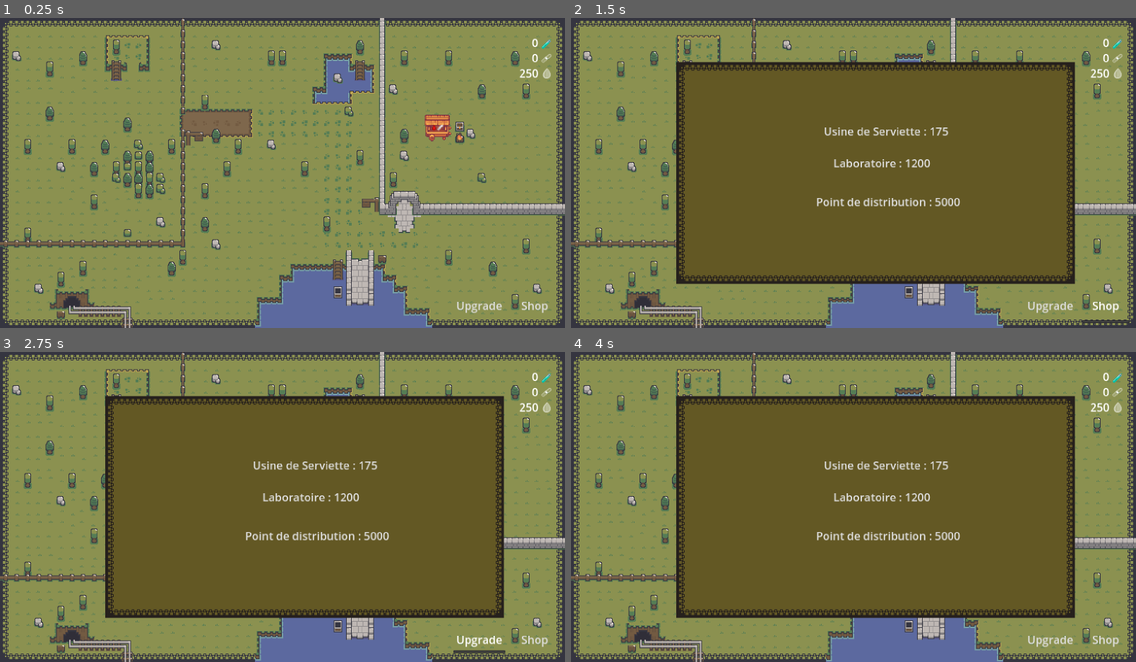
Above: before the commit, frames 1-4 (two rows, left to right).
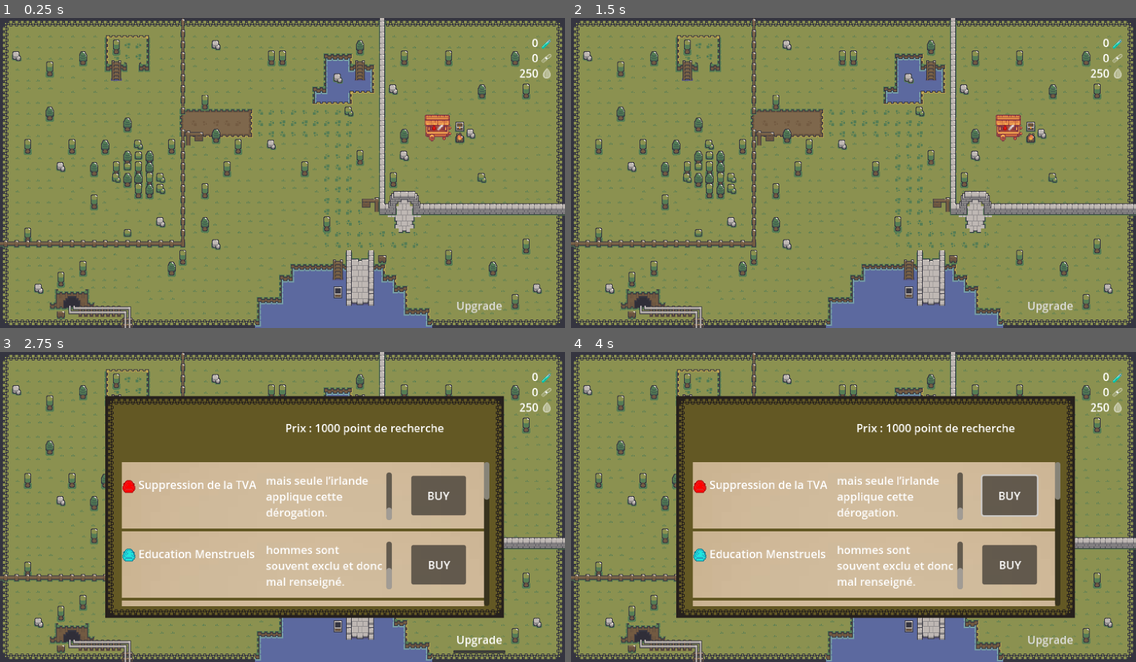
Above: after the commit, the same moments.

Repository: AntoineCuinet/game-reglex
Game: Godot game, scene res://scenes/game.tscn
Same seed, same stepped clock (60 frames per second), same inputs: the game is played once before the commit and once after it.
Inputs (mouse positions are in pixels of both pictures, inside the frame that each line leads up to):
- Up to frame 1 (0.25 s): no input
- Up to frame 2 (1.5 s): click (1011, 126) at 0.5 s; click (1107, 306) at 1.25 s, where only the run before the commit has a clickable "Shop"
- Up to frame 3 (2.75 s): click "Upgrade" at 2 s
- Up to frame 4 (4 s): click (1011, 494) at 2.75 s, where only the run after the commit has a clickable "BUY"; click (881, 497) at 3.5 s, where only the run before the commit has a clickable "Laboratoire : 1200"

The runs differ from the first frame. In frame 1, less than 0.1% of the frame differs, in the area x 92-97%, y 91-96%; in frame 2, 51%, in the area x 18-99%, y 14-99%; in frame 3, 29%; in frame 4, 29%.

Commit message:
Add buy in distribution

Diff:
--- a/reglex/scenes/game.tscn
+++ b/reglex/scenes/game.tscn
@@ -1440,6 +1440,7 @@
 position = Vector2(205, -85)
 
 [node name="MenuButton" type="MenuButton" parent="."]
+visible = false
 offset_left = 330.0
 offset_top = 170.0
 offset_right = 399.0
@@ -1448,6 +1449,7 @@
 script = ExtResource("11_lki7h")
 
 [node name="ShopMenu" parent="." instance=ExtResource("11_10unv")]
+visible = false
 offset_left = 0.0
 offset_top = 0.0
 offset_right = 0.0
--- a/reglex/scenes/upgrade_distribution_menu.tscn
+++ b/reglex/scenes/upgrade_distribution_menu.tscn
@@ -230,6 +230,14 @@
 offset_right = 497.0
 offset_bottom = 77.0
 
+[node name="Label" type="Label" parent="TileMapLayer/ScrollContainer/VBoxContainer/TextureRect/Upgrade"]
+layout_mode = 0
+offset_right = 78.0
+offset_bottom = 57.0
+text = "BUY"
+horizontal_alignment = 1
+vertical_alignment = 1
+
 [node name="TextureRect" type="TextureRect" parent="TileMapLayer/ScrollContainer/VBoxContainer/TextureRect"]
 layout_mode = 0
 offset_left = -8.0
@@ -277,6 +285,13 @@
 offset_top = 20.0
 offset_right = 497.0
 offset_bottom = 77.0
+
+[node name="Label" type="Label" parent="TileMapLayer/ScrollContainer/VBoxContainer/TextureRect2/Upgrade"]
+offset_right = 80.0
+offset_bottom = 57.0
+text = "BUY"
+horizontal_alignment = 1
+vertical_alignment = 1
 
 [node name="TextureRect" type="TextureRect" parent="TileMapLayer/ScrollContainer/VBoxContainer/TextureRect2"]
 layout_mode = 0
@@ -327,6 +342,13 @@
 offset_right = 497.0
 offset_bottom = 77.0
 
+[node name="Label" type="Label" parent="TileMapLayer/ScrollContainer/VBoxContainer/TextureRect3/Upgrade"]
+offset_right = 80.0
+offset_bottom = 57.0
+text = "BUY"
+horizontal_alignment = 1
+vertical_alignment = 1
+
 [node name="TextureRect" type="TextureRect" parent="TileMapLayer/ScrollContainer/VBoxContainer/TextureRect3"]
 layout_mode = 0
 offset_left = -8.0
@@ -376,6 +398,13 @@
 offset_right = 497.0
 offset_bottom = 77.0
 
+[node name="Label" type="Label" parent="TileMapLayer/ScrollContainer/VBoxContainer/TextureRect4/Upgrade"]
+offset_right = 80.0
+offset_bottom = 57.0
+text = "BUY"
+horizontal_alignment = 1
+vertical_alignment = 1
+
 [node name="TextureRect" type="TextureRect" parent="TileMapLayer/ScrollContainer/VBoxContainer/TextureRect4"]
 layout_mode = 0
 offset_left = -8.0
@@ -423,6 +452,13 @@
 offset_top = 20.0
 offset_right = 497.0
 offset_bottom = 77.0
+
+[node name="Label" type="Label" parent="TileMapLayer/ScrollContainer/VBoxContainer/TextureRect5/Upgrade"]
+offset_right = 80.0
+offset_bottom = 57.0
+text = "BUY"
+horizontal_alignment = 1
+vertical_alignment = 1
 
 [node name="TextureRect" type="TextureRect" parent="TileMapLayer/ScrollContainer/VBoxContainer/TextureRect5"]
 layout_mode = 0
@@ -473,6 +509,13 @@
 offset_right = 497.0
 offset_bottom = 77.0
 
+[node name="Label" type="Label" parent="TileMapLayer/ScrollContainer/VBoxContainer/TextureRect6/Upgrade"]
+offset_right = 80.0
+offset_bottom = 57.0
+text = "BUY"
+horizontal_alignment = 1
+vertical_alignment = 1
+
 [node name="TextureRect" type="TextureRect" parent="TileMapLayer/ScrollContainer/VBoxContainer/TextureRect6"]
 layout_mode = 0
 offset_left = -8.0
@@ -522,6 +565,13 @@
 offset_right = 497.0
 offset_bottom = 77.0
 
+[node name="Label" type="Label" parent="TileMapLayer/ScrollContainer/VBoxContainer/TextureRect7/Upgrade"]
+offset_right = 80.0
+offset_bottom = 57.0
+text = "BUY"
+horizontal_alignment = 1
+vertical_alignment = 1
+
 [node name="TextureRect" type="TextureRect" parent="TileMapLayer/ScrollContainer/VBoxContainer/TextureRect7"]
 layout_mode = 0
 offset_left = -8.0
@@ -571,6 +621,13 @@
 offset_right = 497.0
 offset_bottom = 77.0
 
+[node name="Label" type="Label" parent="TileMapLayer/ScrollContainer/VBoxContainer/TextureRect8/Upgrade"]
+offset_right = 80.0
+offset_bottom = 57.0
+text = "BUY"
+horizontal_alignment = 1
+vertical_alignment = 1
+
 [node name="TextureRect" type="TextureRect" parent="TileMapLayer/ScrollContainer/VBoxContainer/TextureRect8"]
 layout_mode = 0
 offset_left = -8.0
@@ -619,6 +676,13 @@
 offset_top = 20.0
 offset_right = 497.0
 offset_bottom = 77.0
+
+[node name="Label" type="Label" parent="TileMapLayer/ScrollContainer/VBoxContainer/TextureRect9/Upgrade"]
+offset_right = 80.0
+offset_bottom = 57.0
+text = "BUY"
+horizontal_alignment = 1
+vertical_alignment = 1
 
 [node name="TextureRect" type="TextureRect" parent="TileMapLayer/ScrollContainer/VBoxContainer/TextureRect9"]
 layout_mode = 0
